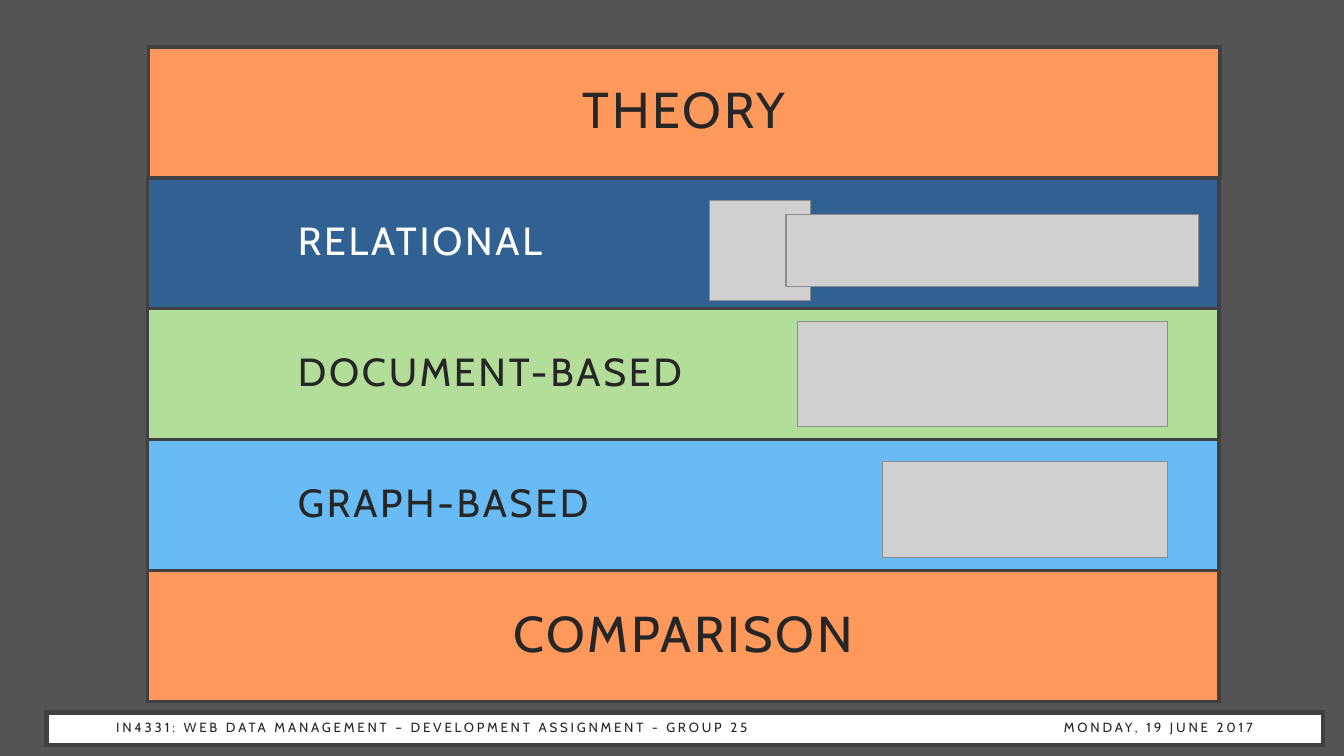
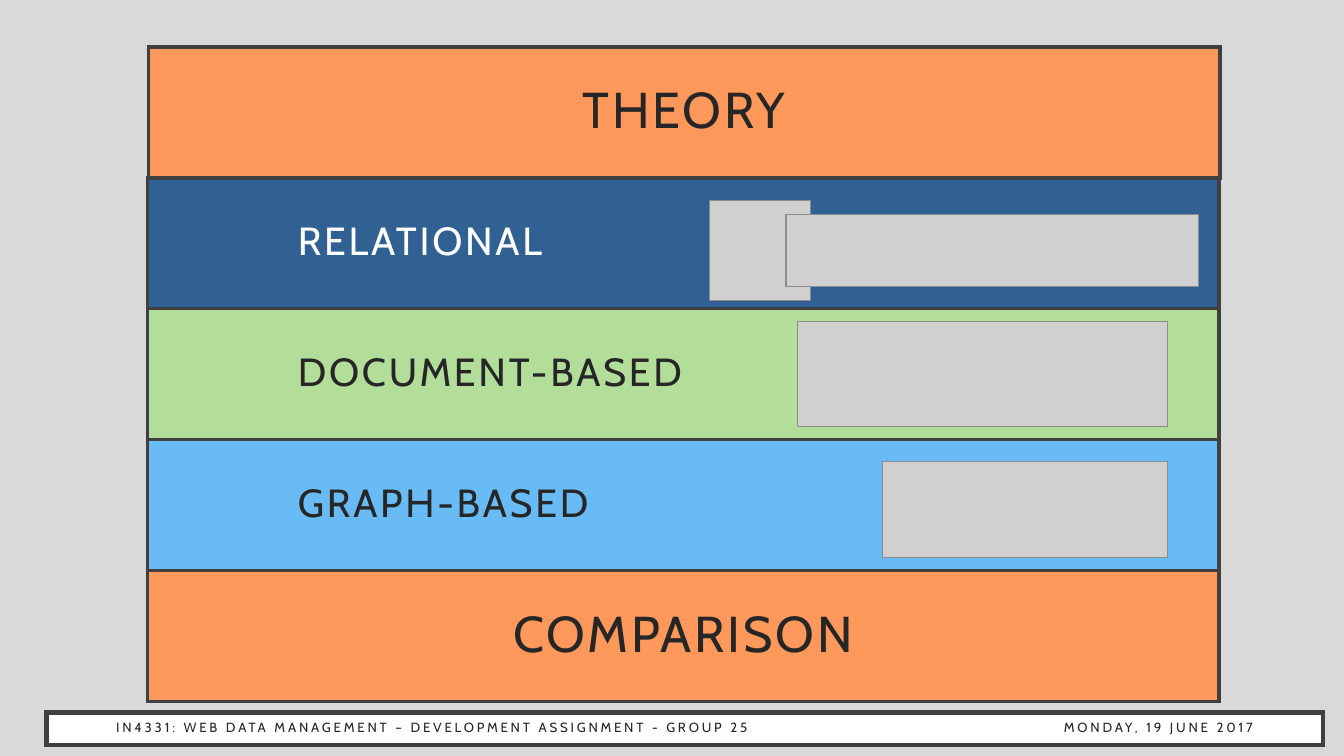
Before and after one commit to gatou92/WebDataManagement, a slide deck: slide 2 of presentation/presentation.pptx. Drawn at 1344x756 pixels with LibreOffice and Linux fonts; fonts in the diff are those of the drawing; grey boxes stand for pictures. Boxes give left, top, right and bottom in pixels: in the first picture for what was removed or moved away, otherwise in the second. Text is boxed around its words. In the diff, an @@ line names an element or a change of style, - is before the commit and + after.

```diff
--- a/presentation/presentation.pptx
+++ b/presentation/presentation.pptx
@@ background #545454 to #D9D9D9 @@
```
Also in this commit, not shown: 8 other slides changed, 1 slide added.
